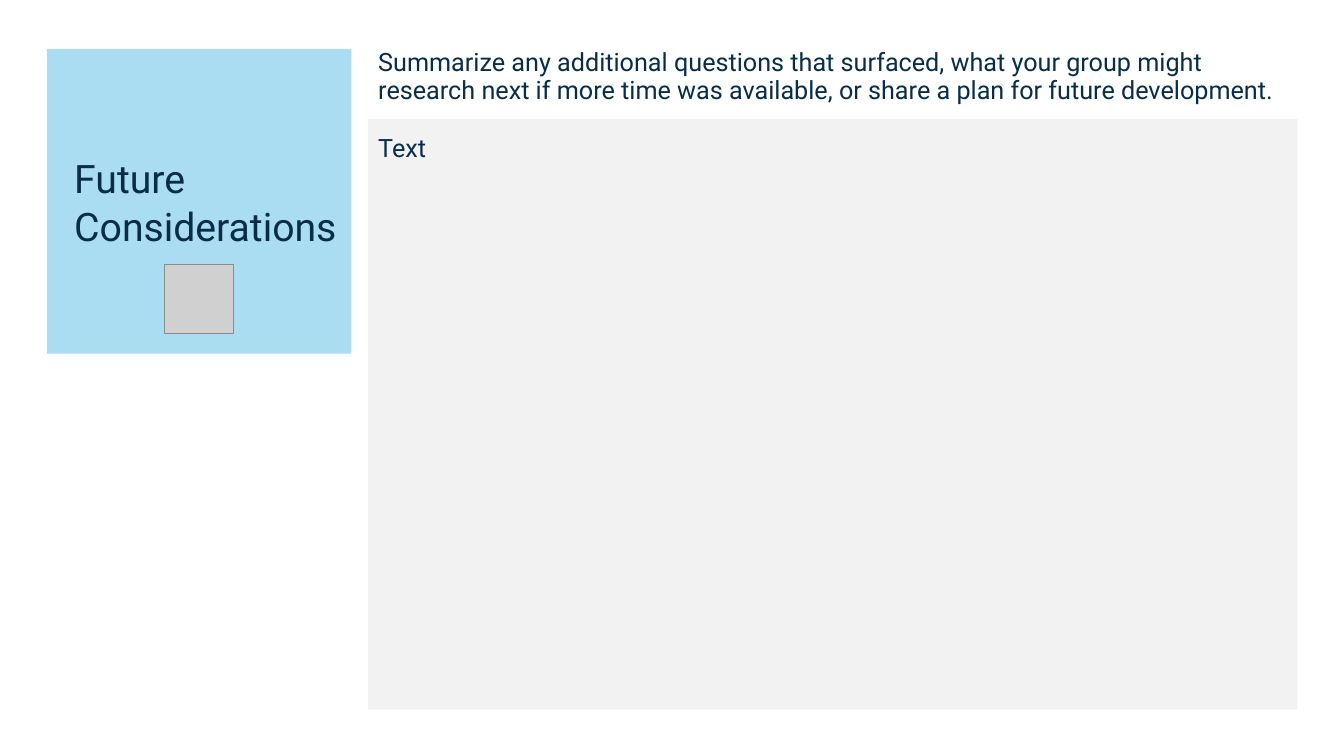
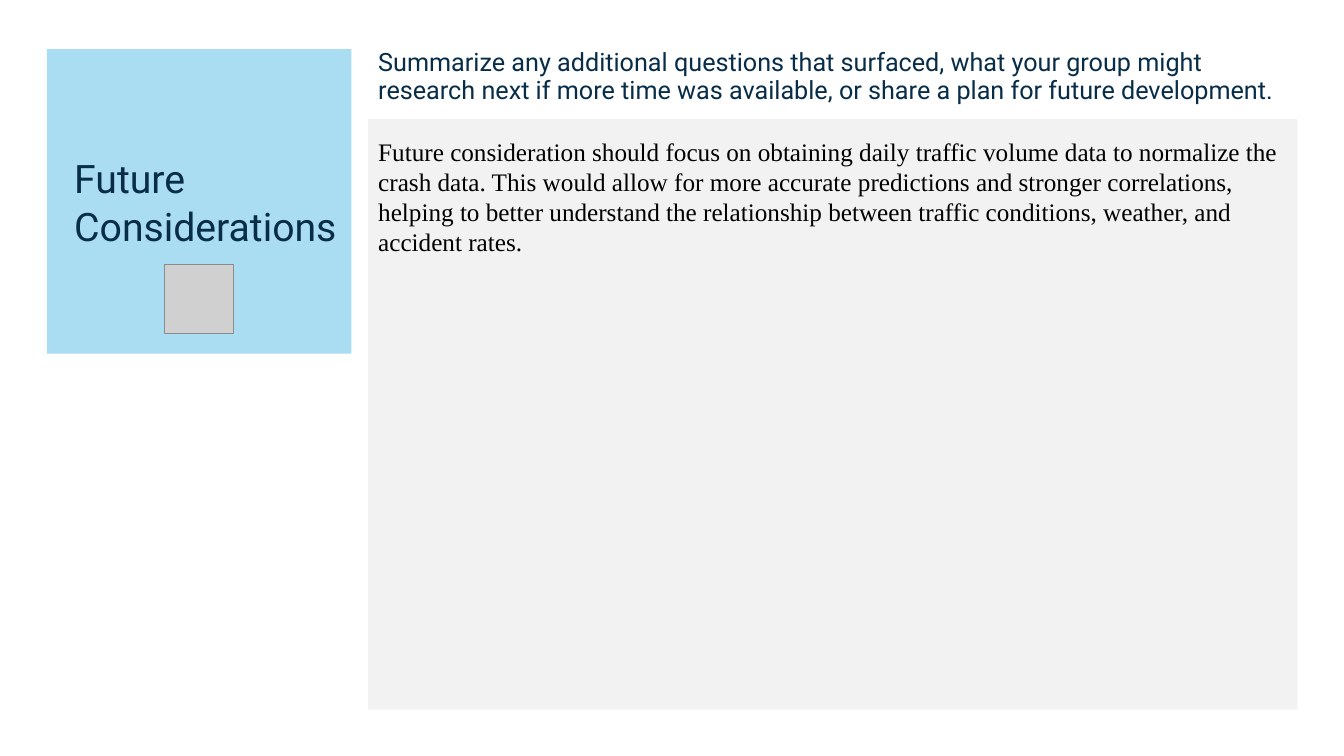
Before and after one commit to Brian-Hansen-Turton/module-9-project, a slide deck: slide 11 of Documentation/AAA_ProjectPresentation.pptx. Drawn at 1344x756 pixels with LibreOffice and Linux fonts; fonts in the diff are those of the drawing; grey boxes stand for pictures. Boxes give left, top, right and bottom in pixels: in the first picture for what was removed or moved away, otherwise in the second. Text is boxed around its words. In the diff, an @@ line names an element or a change of style, - is before the commit and + after.

```diff
--- a/Documentation/AAA_ProjectPresentation.pptx
+++ b/Documentation/AAA_ProjectPresentation.pptx
@@ text at <box>378,143,1277,252</box>: text changed; font Roboto to Times New Roman; text colour #082D49 to #000000 @@
-Text
+Future consideration should focus on obtaining daily traffic volume data to normalize the crash data. This would allow for more accurate predictions and stronger correlations, helping to better understand the relationship between traffic conditions, weather, and accident rates.
```
Also in this commit, not shown: 3 other slides changed, 2 slides added, 2 slides removed.
